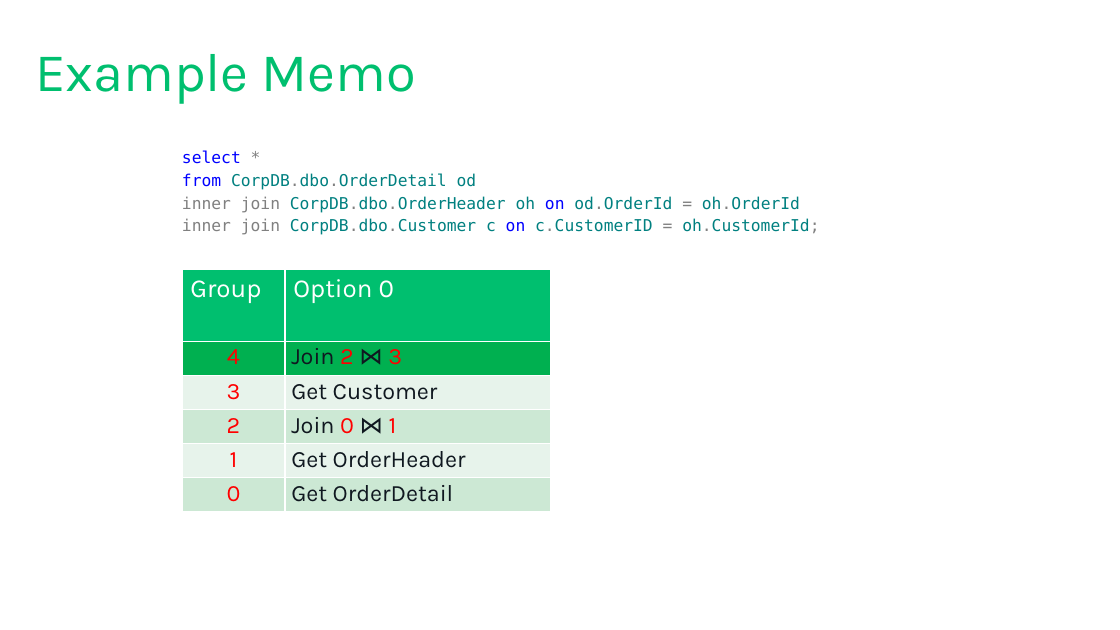
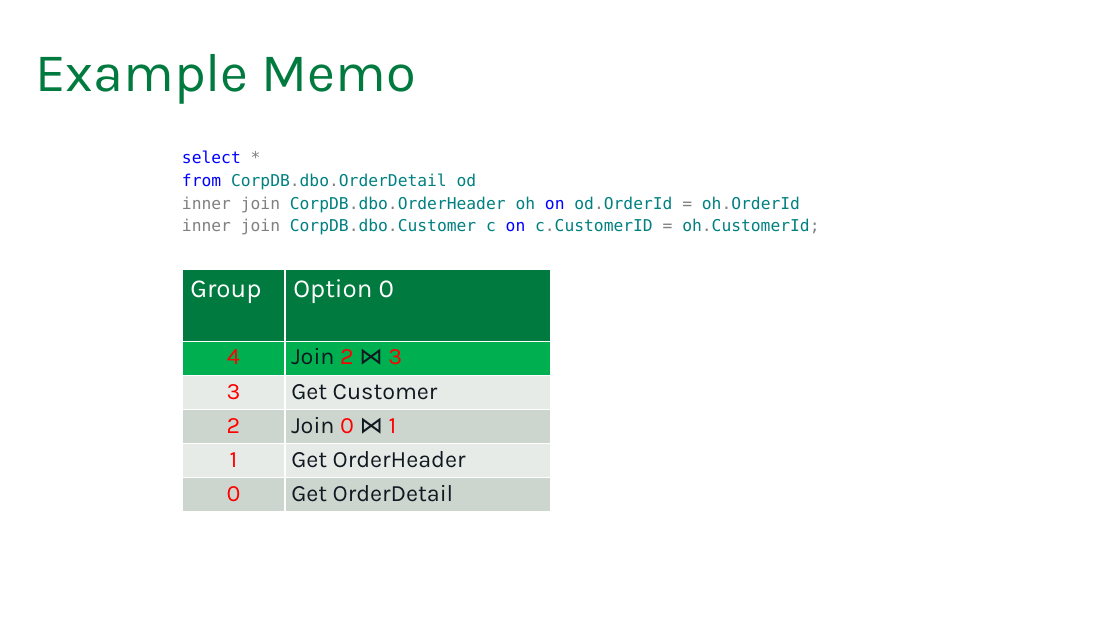
Before and after one commit to tf3604/OptimizerPresentation, a slide deck: slide 53 of Optimizer.pptx (slide 52 before the commit). Drawn at 1120x630 pixels with LibreOffice and Linux fonts; fonts in the diff are those of the drawing; background and template pictures are left out. Boxes give left, top, right and bottom in pixels: in the first picture for what was removed or moved away, otherwise in the second. Text is boxed around its words. In the diff, an @@ line names an element or a change of style, - is before the commit and + after.

```diff
--- a/Optimizer.pptx
+++ b/Optimizer.pptx
@@ title "Example Memo" at [35, 54, 416, 104]: text colour #00BF6F to #007A3E @@
@@ table at [182, 269, 550, 511] @@
@@ fill #00BF6F to #007A3E in row 1 @@
@@ fill #E7F4EB to #E7ECE8 in 4 cells @@
@@ fill #CCE8D5 to #CCD7CE in 4 cells @@
```
Also in this commit, not shown: 51 other slides changed, 1 slide added.
